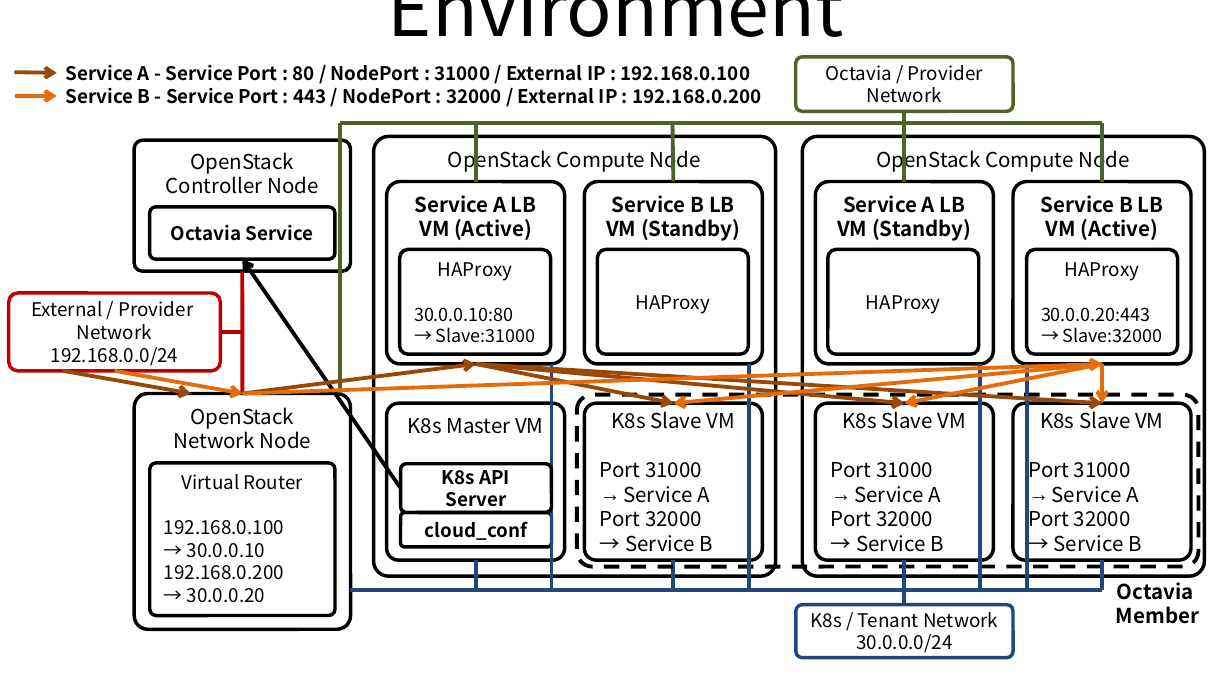
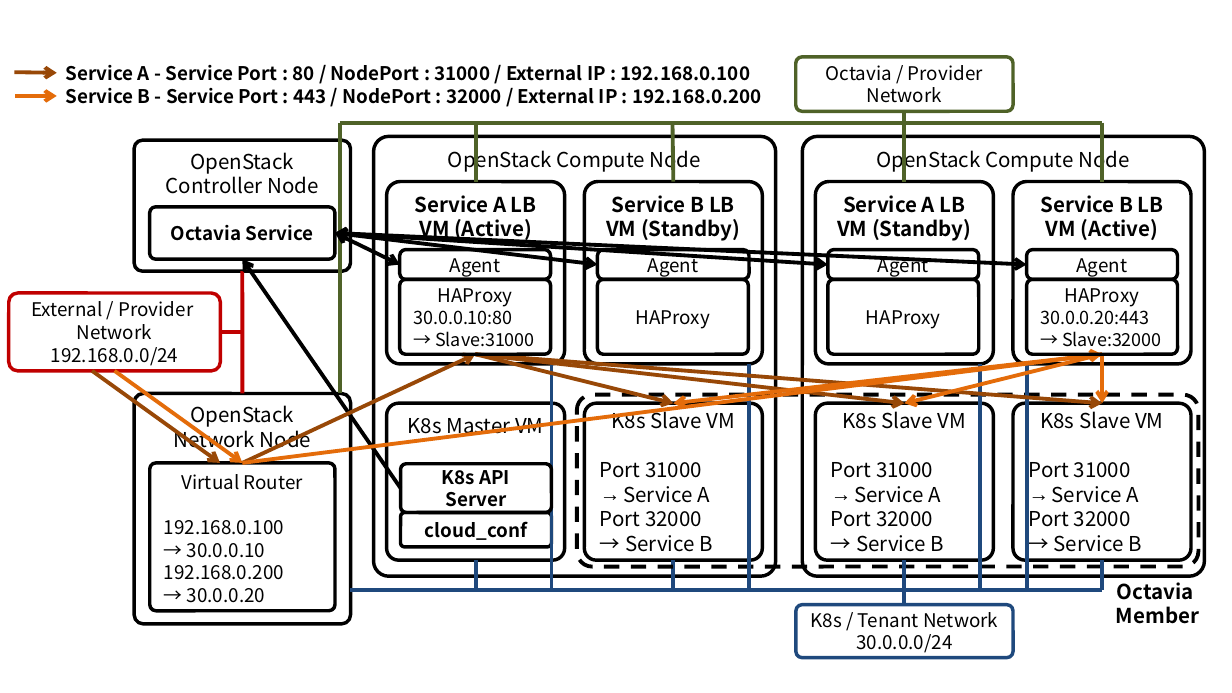
Before and after one commit to ssup2/blog-old, a slide deck: slide 1 of images/theory_analysis/Kubernetes_OpenStack_Octavia/Kubernetes_OpenStack_Octavia.pptx. Drawn at 1232x693 pixels with LibreOffice and Linux fonts; fonts in the diff are those of the drawing. Boxes give left, top, right and bottom in pixels: in the first picture for what was removed or moved away, otherwise in the second. Text is boxed around its words. In the diff, an @@ line names an element or a change of style, - is before the commit and + after.

```diff
--- a/images/theory_analysis/Kubernetes_OpenStack_Octavia/Kubernetes_OpenStack_Octavia.pptx
+++ b/images/theory_analysis/Kubernetes_OpenStack_Octavia/Kubernetes_OpenStack_Octavia.pptx
@@ title "Environment" rewrapped from (x1=388, y1=0, x2=844, y2=37) to (x1=62, y1=0, x2=1170, y2=6) @@
@@ double arrow added from (335, 233) to (399, 265), #000000 2.25 pt @@
@@ double arrow added from (335, 233) to (598, 265), #000000 2.25 pt @@
@@ double arrow added from (335, 233) to (828, 265), #000000 2.25 pt @@
@@ double arrow added from (335, 233) to (1026, 265), #000000 2.25 pt @@
@@ rounded rectangle added at (x1=399, y1=250, x2=551, y2=280), outline #000000 2 pt, 11 pt, text #000000 @@
+Agent
@@ rounded rectangle added at (x1=598, y1=250, x2=749, y2=280), outline #000000 2 pt, 11 pt, text #000000 @@
+Agent
@@ rounded rectangle added at (x1=828, y1=250, x2=979, y2=280), outline #000000 2 pt, 11 pt, text #000000 @@
+Agent
@@ rounded rectangle added at (x1=1026, y1=250, x2=1178, y2=280), outline #000000 2 pt, 11 pt, text #000000 @@
+Agent
@@ rounded rectangle "HAProxy" resized from (x1=399, y1=250, x2=551, y2=355) to (x1=399, y1=280, x2=551, y2=355) @@
@@ rounded rectangle "HAProxy" at (x1=399, y1=280, x2=551, y2=355): vertical alignment top to middle @@
@@ rounded rectangle "HAProxy" resized from (x1=598, y1=250, x2=749, y2=355) to (x1=598, y1=280, x2=749, y2=355) @@
@@ rounded rectangle "HAProxy" resized from (x1=828, y1=250, x2=979, y2=355) to (x1=828, y1=280, x2=979, y2=355) @@
@@ rounded rectangle "HAProxy" at (x1=1026, y1=280, x2=1178, y2=355): vertical alignment top to middle @@
@@ rounded rectangle "HAProxy" resized from (x1=1026, y1=250, x2=1178, y2=355) to (x1=1026, y1=280, x2=1178, y2=355) @@
@@ arrow moved from (1103, 363) - (243, 393) to (1103, 355) - (243, 463) @@
@@ arrow moved from (476, 363) - (243, 393) to (476, 355) - (243, 463) @@
@@ arrow moved from (1103, 403) - (476, 363) to (1103, 403) - (476, 355) @@
@@ arrow moved from (904, 403) - (476, 363) to (904, 403) - (476, 355) @@
@@ arrow moved from (674, 403) - (476, 363) to (674, 403) - (476, 355) @@
@@ arrow moved from (674, 403) - (1103, 363) to (674, 403) - (1103, 355) @@
@@ arrow moved from (904, 403) - (1103, 363) to (904, 403) - (1103, 355) @@
@@ arrow moved from (1103, 403) - (1103, 363) to (1103, 403) - (1103, 355) @@
@@ arrow moved from (191, 393) - (63, 371) to (221, 463) - (92, 371) @@
@@ arrow moved from (243, 393) - (115, 371) to (243, 463) - (115, 371) @@
@@ rounded rectangle "OpenStack" resized from (x1=134, y1=393, x2=351, y2=628) to (x1=134, y1=393, x2=351, y2=623) @@
@@ rounded rectangle "OpenStack" at (x1=134, y1=393, x2=351, y2=623): proportions changed @@
@@ rounded rectangle "Virtual Router" resized from (x1=150, y1=463, x2=335, y2=616) to (x1=150, y1=463, x2=335, y2=611) @@
```
Also in this commit, not shown: 2 other files.
